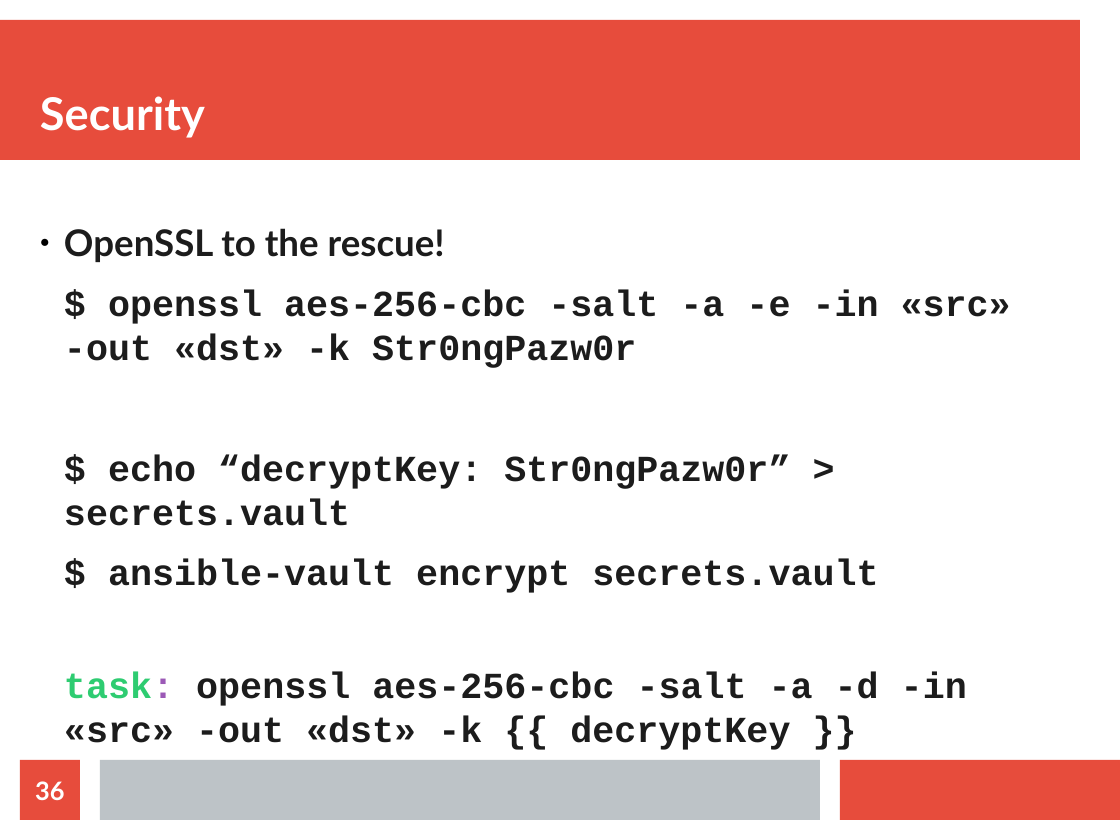
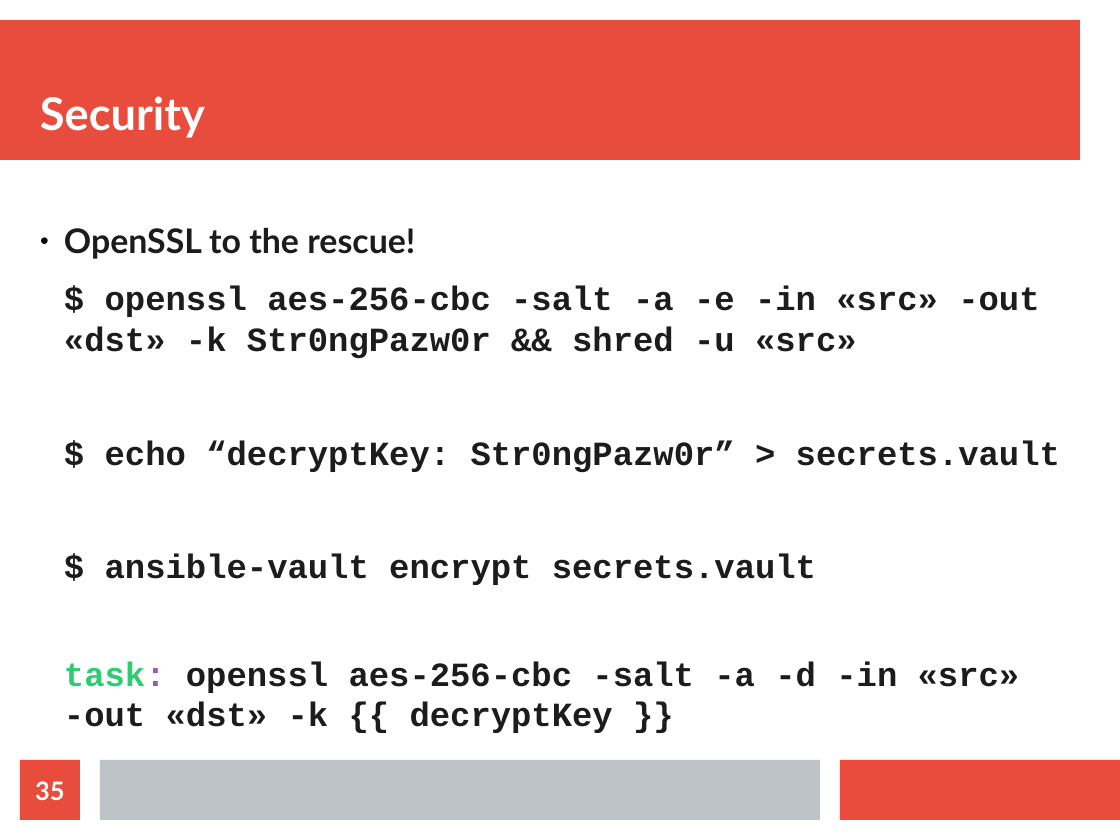
Before and after one commit to adriaaah/ansible-slides, a slide deck: slide 35 of ansible-let-the-sysadmins-take-a-nap.odp (slide 36 before the commit). Drawn at 1120x840 pixels with LibreOffice and Linux fonts; fonts in the diff are those of the drawing. Boxes give left, top, right and bottom in pixels: in the first picture for what was removed or moved away, otherwise in the second. Text is boxed around its words. In the diff, an @@ line names an element or a change of style, - is before the commit and + after.

```diff
--- a/ansible-let-the-sysadmins-take-a-nap.odp
+++ b/ansible-let-the-sysadmins-take-a-nap.odp
@@ text at box(64, 228, 1060, 733): size 26 to 24.1 pt in "OpenSSL to the rescue!", "$ echo “decryptKey: Str0ngPazw0r” > secrets.vault", "$ ansible-vault encrypt secrets.vault", "task: openssl aes-256-cbc -salt -a -d -in ..." @@
@@ text at box(64, 286, 1039, 358): text changed; size 26 to 24.1 pt @@
-$ openssl aes-256-cbc -salt -a -e -in «src» -out «dst» -k Str0ngPazw0r
+$ openssl aes-256-cbc -salt -a -e -in «src» -out «dst» -k Str0ngPazw0r && shred -u «src»
@@ page number at box(35, 781, 64, 800): text changed @@
-36
+35
```
Also in this commit, not shown: 1 other slide changed, 1 slide removed, 1 other file.
